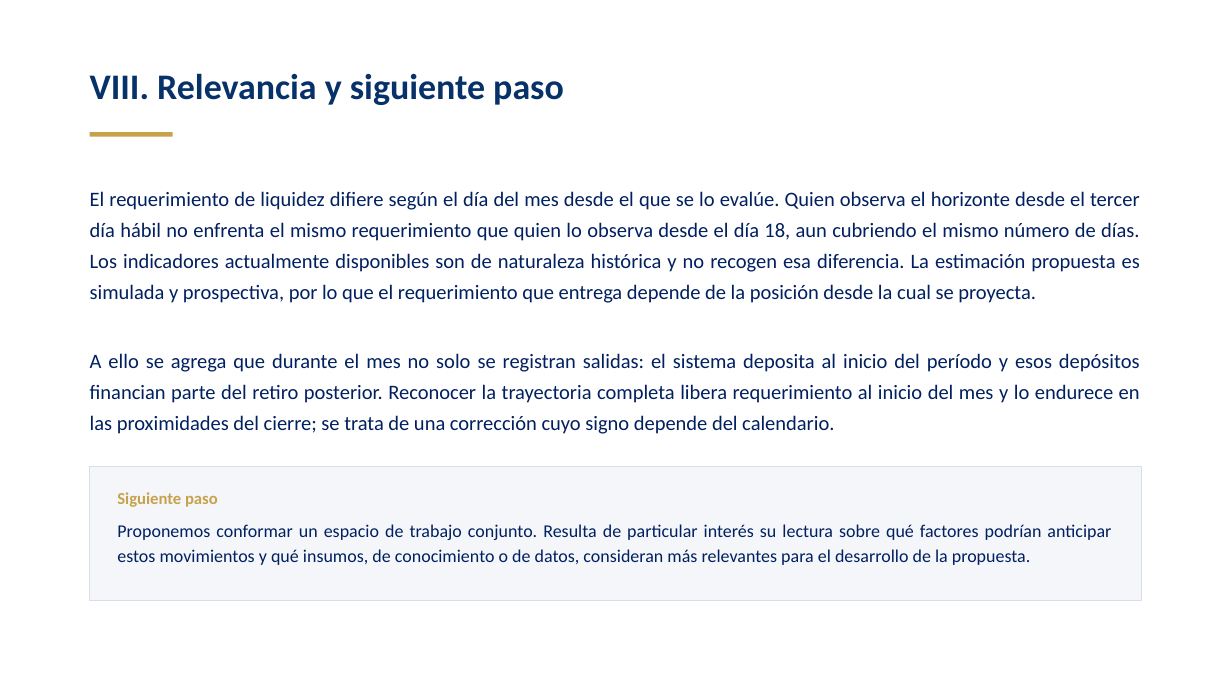
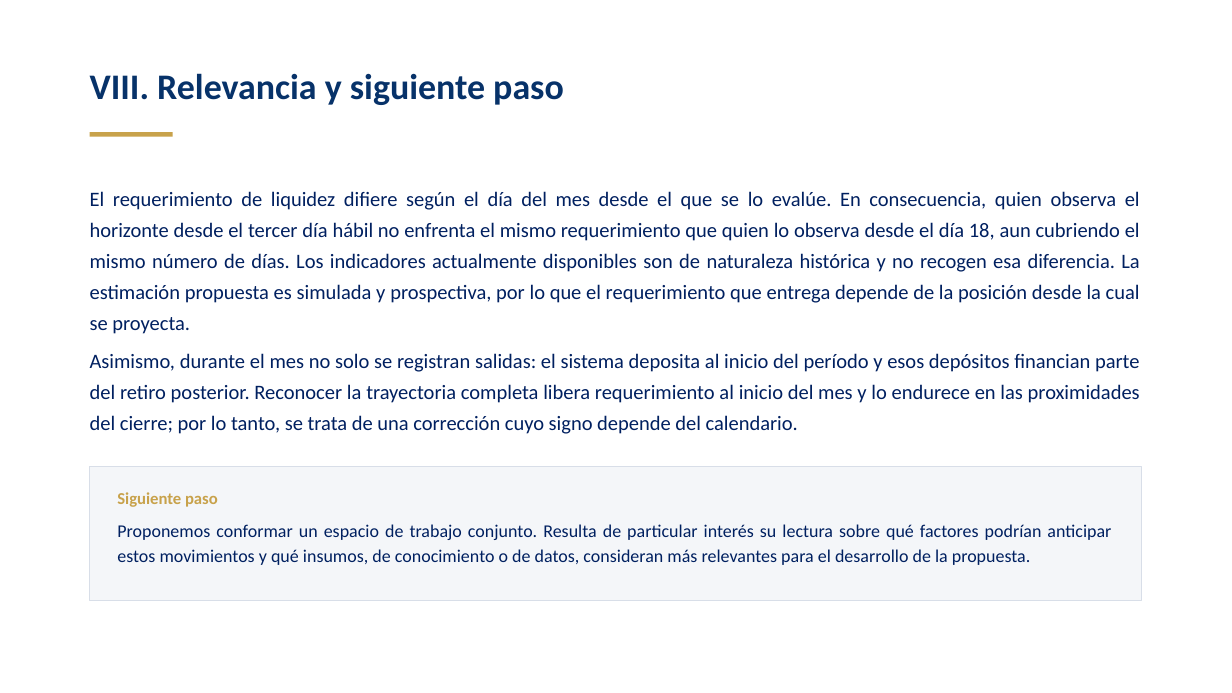
Before and after one commit to Diego2141/Sistema-Inteligente, a slide deck: slide 12 of Requerimientos_de_Liquidez.pptx (slide 11 before the commit). Drawn at 1232x693 pixels with LibreOffice and Linux fonts; fonts in the diff are those of the drawing. Boxes give left, top, right and bottom in pixels: in the first picture for what was removed or moved away, otherwise in the second. Text is boxed around its words. In the diff, an @@ line names an element or a change of style, - is before the commit and + after.

```diff
--- a/Requerimientos_de_Liquidez.pptx
+++ b/Requerimientos_de_Liquidez.pptx
@@ text at bbox=[90, 191, 1140, 334]: text changed @@
-El requerimiento de liquidez difiere según el día del mes desde el que se lo evalúe. Quien observa el horizonte desde el tercer día hábil no enfrenta el mismo requerimiento que quien lo observa desde el día 18, aun cubriendo el mismo número de días. Los indicadores actualmente disponibles son de naturaleza histórica y no recogen esa diferencia. La estimación propuesta es simulada y prospectiva, por lo que el requerimiento que entrega depende de la posición desde la cual se proyecta.
+El requerimiento de liquidez difiere según el día del mes desde el que se lo evalúe. En consecuencia, quien observa el horizonte desde el tercer día hábil no enfrenta el mismo requerimiento que quien lo observa desde el día 18, aun cubriendo el mismo número de días. Los indicadores actualmente disponibles son de naturaleza histórica y no recogen esa diferencia. La estimación propuesta es simulada y prospectiva, por lo que el requerimiento que entrega depende de la posición desde la cual se proyecta.
@@ text at bbox=[90, 353, 1140, 434]: text changed @@
-A ello se agrega que durante el mes no solo se registran salidas: el sistema deposita al inicio del período y esos depósitos financian parte del retiro posterior. Reconocer la trayectoria completa libera requerimiento al inicio del mes y lo endurece en las proximidades del cierre; se trata de una corrección cuyo signo depende del calendario.
+Asimismo, durante el mes no solo se registran salidas: el sistema deposita al inicio del período y esos depósitos financian parte del retiro posterior. Reconocer la trayectoria completa libera requerimiento al inicio del mes y lo endurece en las proximidades del cierre; por lo tanto, se trata de una corrección cuyo signo depende del calendario.
```
Also in this commit, not shown: 3 other slides changed, 1 slide added.
